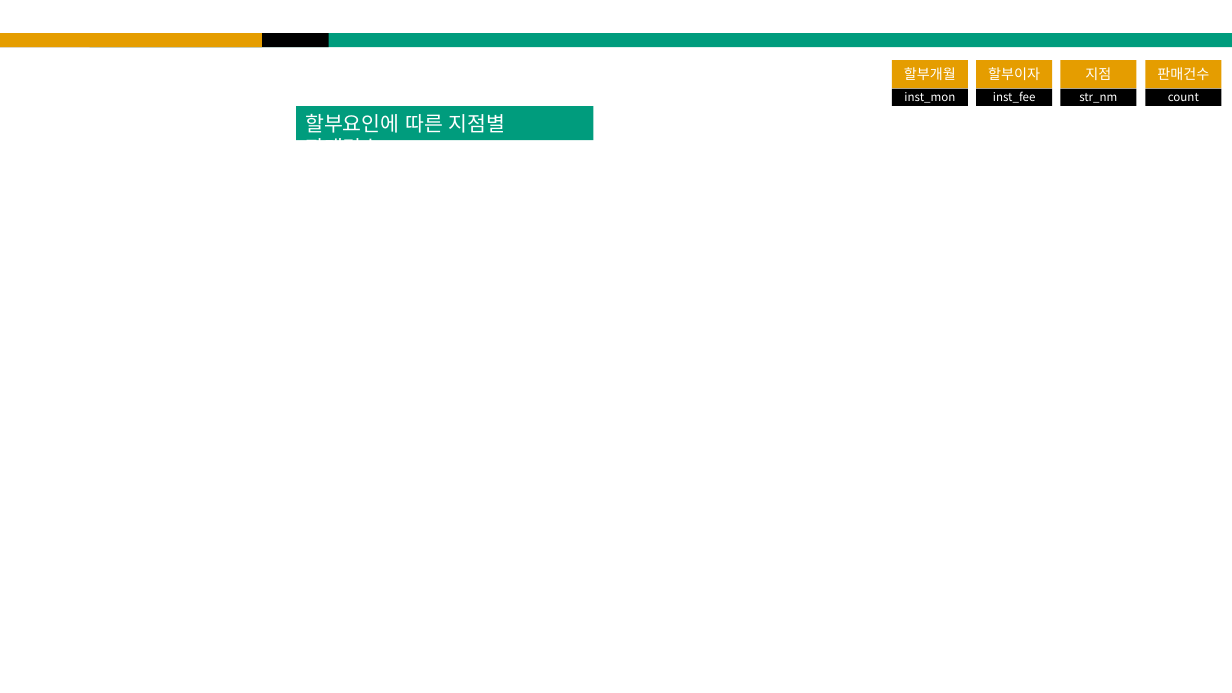
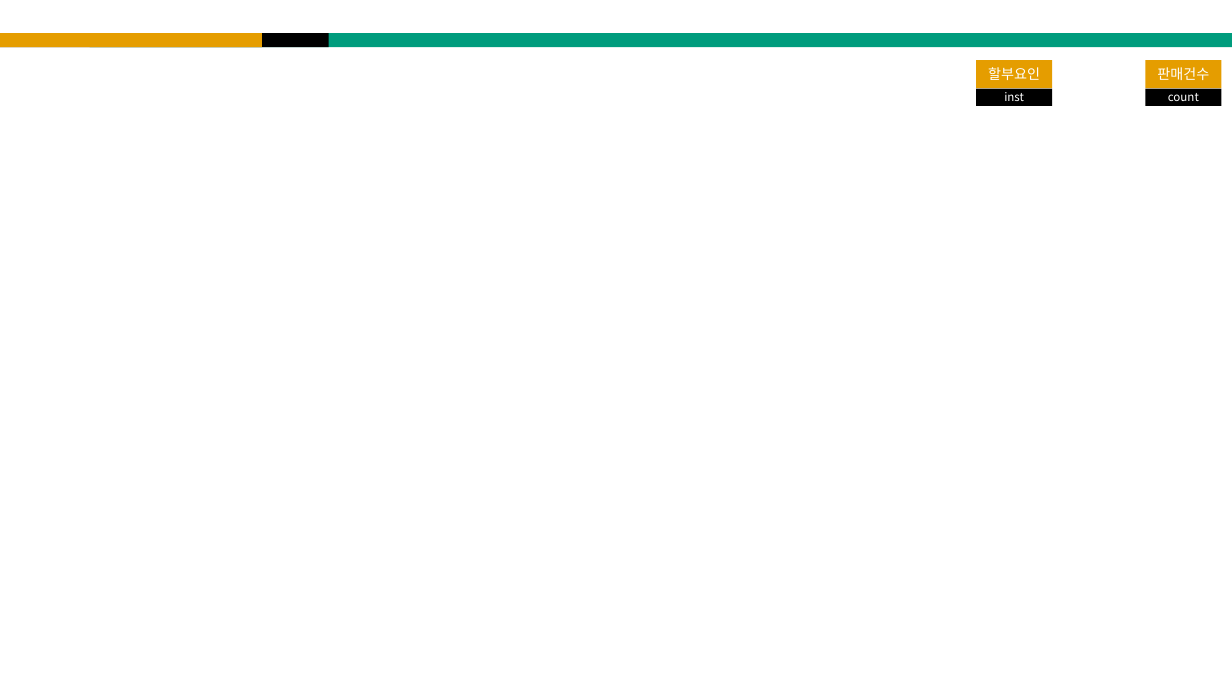
Before and after one commit to horaeng1/Asiae_AI, a slide deck: slide 45 of 1_Code/4_kim/R/BA_Project.pptx (slide 37 before the commit). Drawn at 1232x693 pixels with LibreOffice and Linux fonts; fonts in the diff are those of the drawing. Boxes give left, top, right and bottom in pixels: in the first picture for what was removed or moved away, otherwise in the second. Text is boxed around its words. In the diff, an @@ line names an element or a change of style, - is before the commit and + after.

```diff
--- a/1_Code/4_kim/R/BA_Project.pptx
+++ b/1_Code/4_kim/R/BA_Project.pptx
@@ rectangle removed at bbox=[892, 89, 968, 106] @@
-inst_mon
@@ rectangle removed at bbox=[892, 60, 968, 88] @@
-할부개월
@@ text in rectangle at bbox=[988, 67, 1040, 80]: text changed @@
-할부이자
+할부요인
@@ rectangle removed at bbox=[1061, 89, 1137, 106] @@
-str_nm
@@ rectangle removed at bbox=[1061, 60, 1137, 88] @@
-지점
@@ rectangle removed at bbox=[297, 106, 594, 140] @@
-할부요인에 따른 지점별 판매건수
@@ text in rectangle at bbox=[1004, 92, 1024, 101]: text changed @@
-inst_fee
+inst
```
Also in this commit, not shown: 9 other slides changed, 11 slides added, 3 slides removed, 2 other files.
